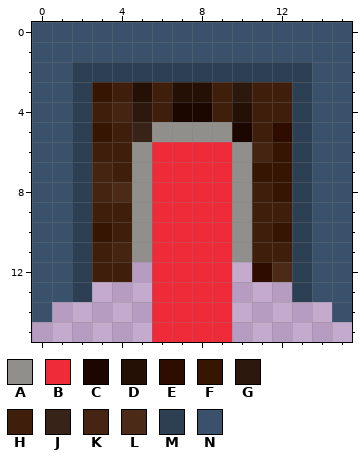
A pixel-art sprite gets an edit: res/textures/start.png. Above: the version before the commit.
The file is 16x16 pixels. Colours within 5 levels of each other are drawn and written as one.
Palette (. is transparent): A #918f8b  B #ef2b39  C #1c0700  D #251006  E #2e0c00  F #371503  G #2d180e  H #401e0c  J #382319  K #462412  L #4c2a18  M #2d3f52  N #39516a
After the commit:
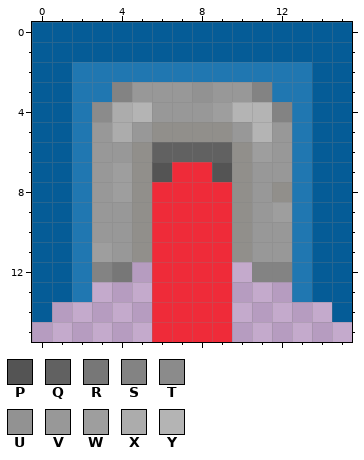
Colours new in this view: P #545454  Q #616161  R #777777  S #838383  T #8b8b8b  U #929292  V #989898  W #9e9e9e  X #acacac  Y #b4b4b4
Edits made:
{"colour":"M","old":"#2d3f52","new":"#2077b1"}
{"colour":"N","old":"#39516a","new":"#055c97"}
{"y":3,"x":3,"old":"FHDHDDHGHH","new":"MSVVVUVVSM"}
{"y":4,"x":3,"old":"HKGHCCHDHH","new":"TXYVVVWYYS"}
{"y":5,"x":3,"old":"FHJ","new":"VXV"}
{"y":5,"x":10,"old":"CHE","new":"VYV"}
{"y":6,"x":3,"old":"HH","new":"VV"}
{"y":6,"x":6,"old":"BBBB","new":"QQQQ"}
{"y":6,"x":11,"old":"KF","new":"WV"}
{"y":7,"x":3,"old":"KH","new":"VW"}
{"y":7,"x":6,"old":"B","new":"P"}
{"y":7,"x":9,"old":"B","new":"P"}
{"y":7,"x":11,"old":"FF","new":"VV"}
{"y":8,"x":3,"old":"KL","new":"VW"}
{"y":8,"x":11,"old":"HF","new":"VA"}
{"y":9,"x":3,"old":"HH","new":"VV"}
{"y":9,"x":11,"old":"HH","new":"VW"}
{"y":10,"x":3,"old":"FH","new":"VV"}
{"y":10,"x":11,"old":"HF","new":"VV"}
{"y":11,"x":3,"old":"HK","new":"WV"}
{"y":11,"x":11,"old":"HH","new":"VV"}
{"y":12,"x":3,"old":"HH","new":"SR"}
{"y":12,"x":11,"old":"EL","new":"SS"}
{"label":"changed","picture_box":[32,22,352,322]}
